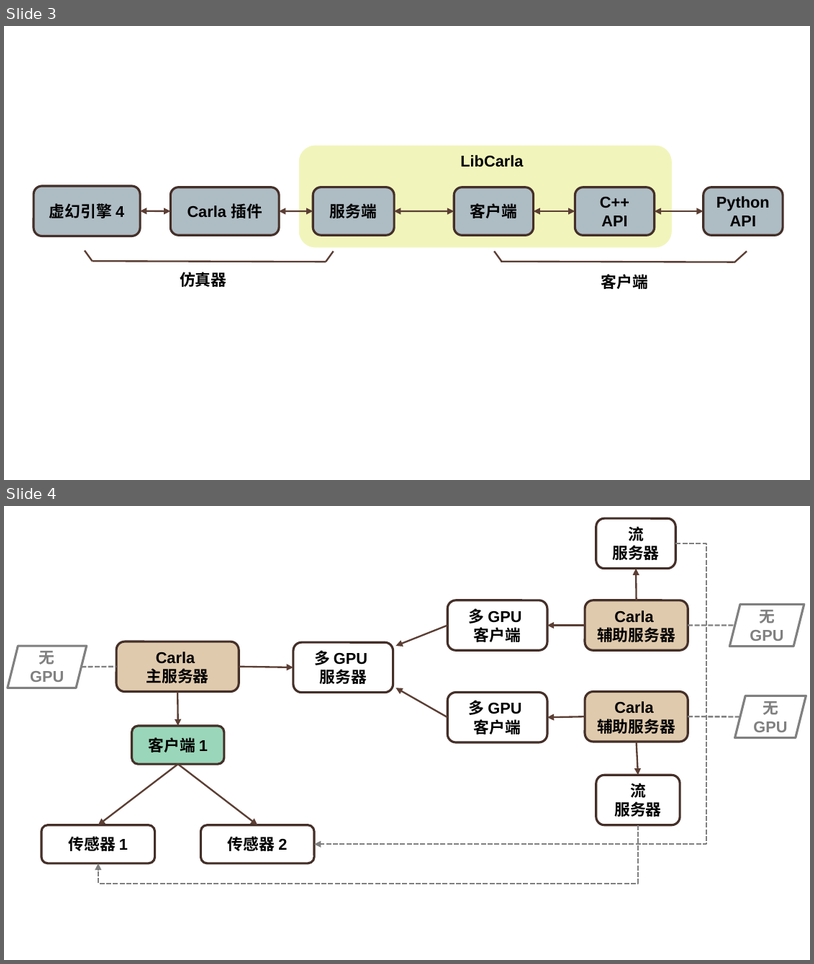
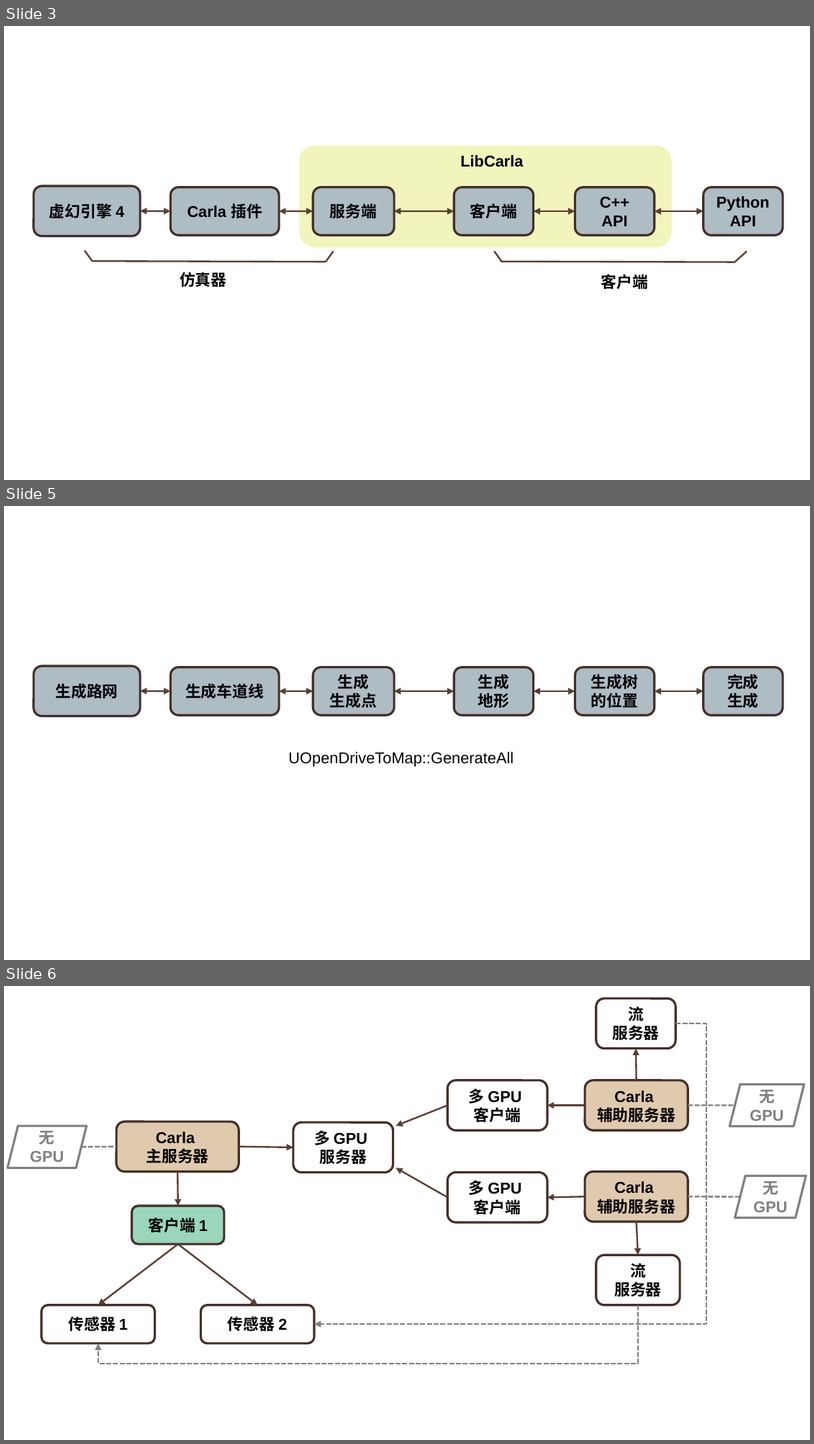
Before and after one commit to OpenHUTB/carla_doc, a slide deck: docs/img/Carla.pptx. Shown one above the other, each under a label of ours: slides 3 and 4 before the commit, slides 3, 5 and 6 after it; the slides between them are not shown. The pictures are 814x964 and 814x1444 pixels, drawn with LibreOffice and Linux fonts; fonts in the diff are those of the drawing. Boxes give left, top, right and bottom in pixels: in the first picture for what was removed or moved away, otherwise in the second. Text is boxed around its words. In the diff, an @@ line names an element or a change of style, - is before the commit and + after.

```diff
--- a/docs/img/Carla.pptx
+++ b/docs/img/Carla.pptx
@@ slide 5 added at [4,506,810,960], background #FFFFFF @@
@@ rounded rectangle added at [34,666,140,716], fill #AEBCC4, outline #452F29 2 pt, 14 pt, text #000000, bold @@
+生成路网
@@ rounded rectangle added at [171,667,280,715], fill #AEBCC4, outline #452F29 2 pt, 14 pt, text #000000, bold @@
+生成车道线
@@ rounded rectangle added at [313,667,394,715], fill #AEBCC4, outline #452F29 2 pt, 14 pt, text #000000, bold @@
+生成
+生成点
@@ rounded rectangle added at [454,667,534,715], fill #AEBCC4, outline #452F29 2 pt, 14 pt, text #000000, bold @@
+生成
+地形
@@ rounded rectangle added at [575,667,655,715], fill #AEBCC4, outline #452F29 2 pt, 14 pt, text #000000, bold @@
+生成树的位置
@@ rounded rectangle added at [704,667,784,715], fill #AEBCC4, outline #452F29 2 pt, 14 pt, text #000000, bold @@
+完成
+生成
@@ double arrow added from (171, 690) to (140, 690), #5C3E35 1.5 pt @@
@@ double arrow added from (313, 690) to (279, 690), #5C3E35 1.5 pt @@
@@ double arrow added from (454, 692) to (394, 690), #5C3E35 1.5 pt @@
@@ double arrow added from (575, 692) to (534, 692), #5C3E35 1.5 pt @@
@@ double arrow added from (704, 692) to (655, 692), #5C3E35 1.5 pt @@
@@ text added at [288,752,514,767], 14 pt, text #000000 @@
+UOpenDriveToMap::GenerateAll
@@ what was slide 4 is now slide 6 @@
```
Also in this commit, not shown: 1 other slide added, 4 other files.
